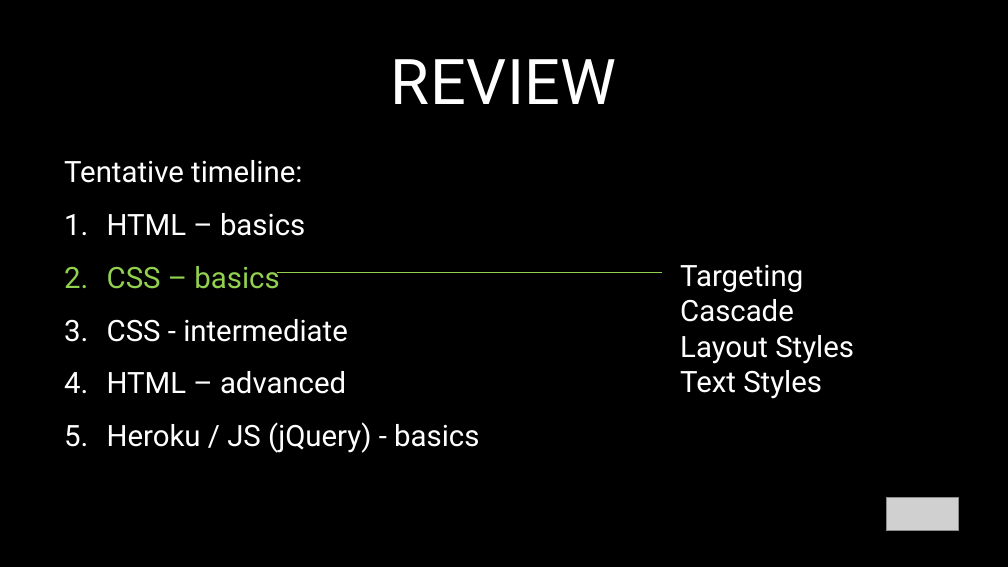
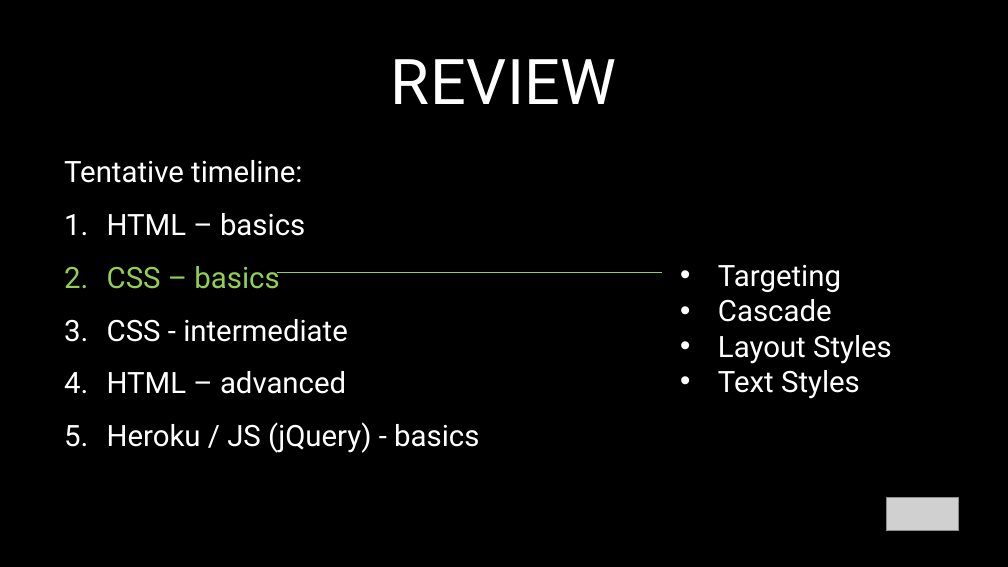
Before and after one commit to glenelkins/front-end-workshop, a slide deck: slide 3 of FEWorkshop-Week3.pptx (slide 4 before the commit). Drawn at 1008x567 pixels with LibreOffice and Linux fonts; fonts in the diff are those of the drawing; grey boxes stand for pictures. Boxes give left, top, right and bottom in pixels: in the first picture for what was removed or moved away, otherwise in the second. Text is boxed around its words. In the diff, an @@ line names an element or a change of style, - is before the commit and + after.

```diff
--- a/FEWorkshop-Week3.pptx
+++ b/FEWorkshop-Week3.pptx
@@ text "Targeting" at bbox=[718, 265, 892, 399]: bullet none to • @@
```
Also in this commit, not shown: 3 other slides changed, 10 other files.
